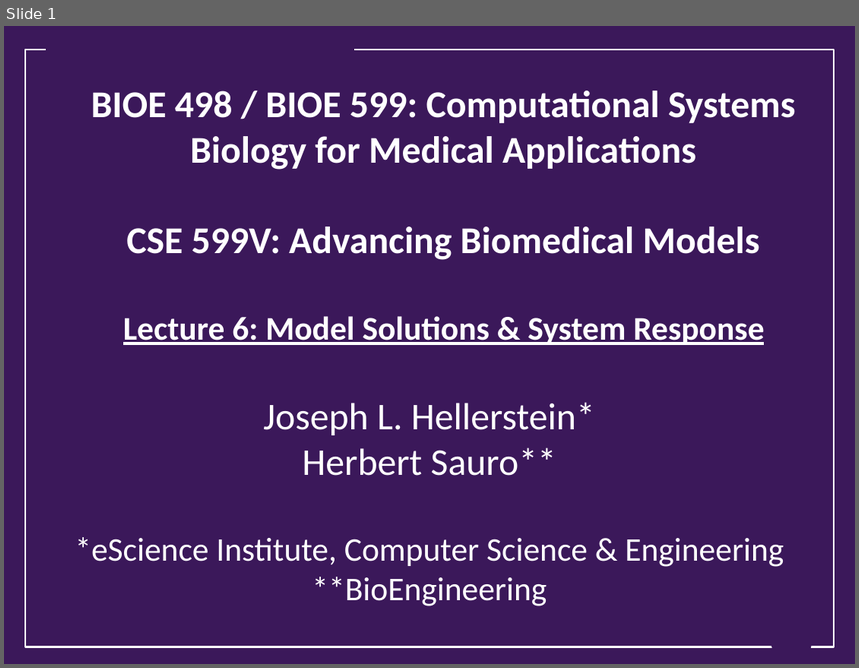
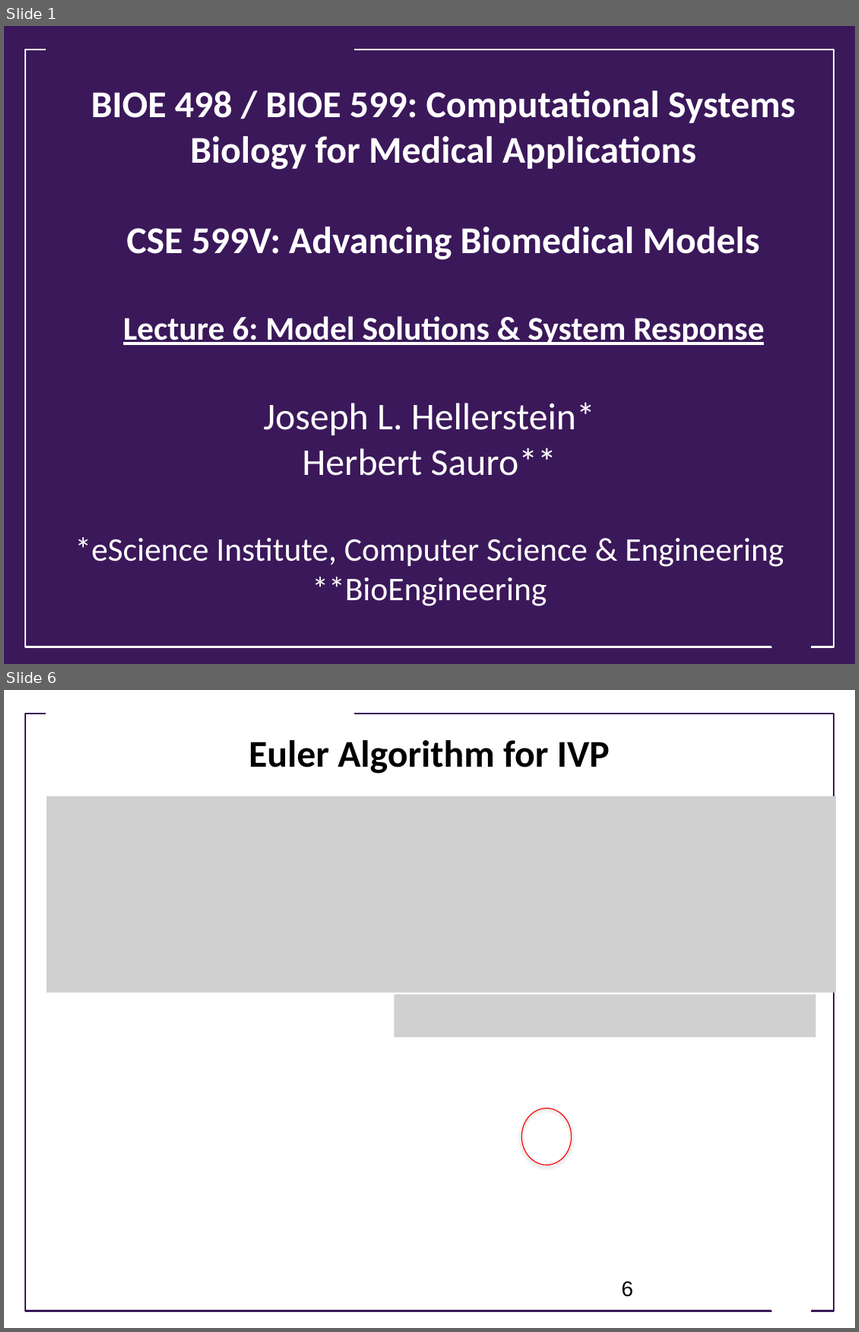
Before and after one commit to ModelEngineering/advancing-biomedical-models, a slide deck: Lectures/Week_2/CSE 599V Lecture 6 - Model Evaluation and System Responses.pptx. Shown one above the other, each under a label of ours: slide 1 before the commit, slides 1 and 6 after it; the slides between them are not shown. The pictures are 859x668 and 859x1332 pixels, drawn with LibreOffice and Linux fonts; fonts in the diff are those of the drawing; grey boxes stand for pictures; background and template pictures are left out. Boxes give left, top, right and bottom in pixels: in the first picture for what was removed or moved away, otherwise in the second. Text is boxed around its words. In the diff, an @@ line names an element or a change of style, - is before the commit and + after.

```diff
--- a/Lectures/Week_2/CSE 599V Lecture 6 - Model Evaluation and System Responses.pptx
+++ b/Lectures/Week_2/CSE 599V Lecture 6 - Model Evaluation and System Responses.pptx
@@ slide 6 added at bbox=[4, 690, 855, 1328], background #FFFFFF @@
@@ rectangle added at bbox=[46, 704, 354, 725], fill #FFFFFF @@
@@ rectangle added at bbox=[25, 714, 834, 1312], outline #3B185A 1.75 pt @@
@@ title added at bbox=[249, 740, 610, 774], 32 pt, text #000000, bold @@
+Euler Algorithm for IVP
@@ picture added at bbox=[47, 796, 836, 993] @@
@@ picture added at bbox=[394, 995, 816, 1037] @@
@@ ellipse added at bbox=[522, 1109, 571, 1166], outline #FF0000 0.75 pt @@
@@ page number added at bbox=[622, 1281, 634, 1297], 18 pt, text #000000 @@
+6
@@ trapezoid added at bbox=[764, 1281, 819, 1317], fill #FFFFFF @@
```
Also in this commit, not shown: 4 slides changed, 24 other slides added, 25 slides removed.
